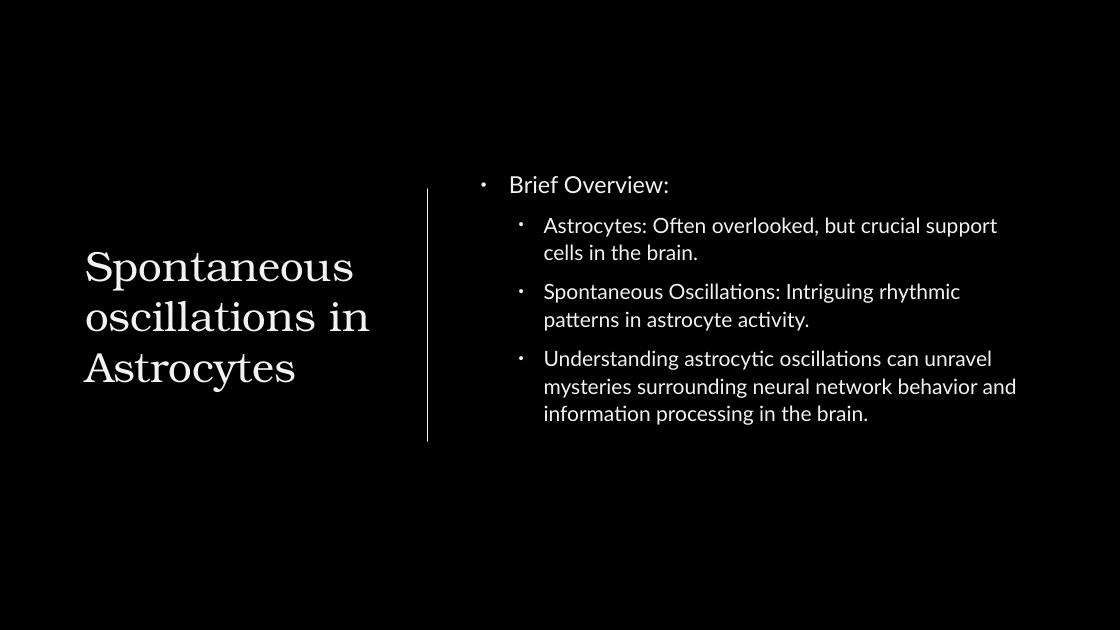
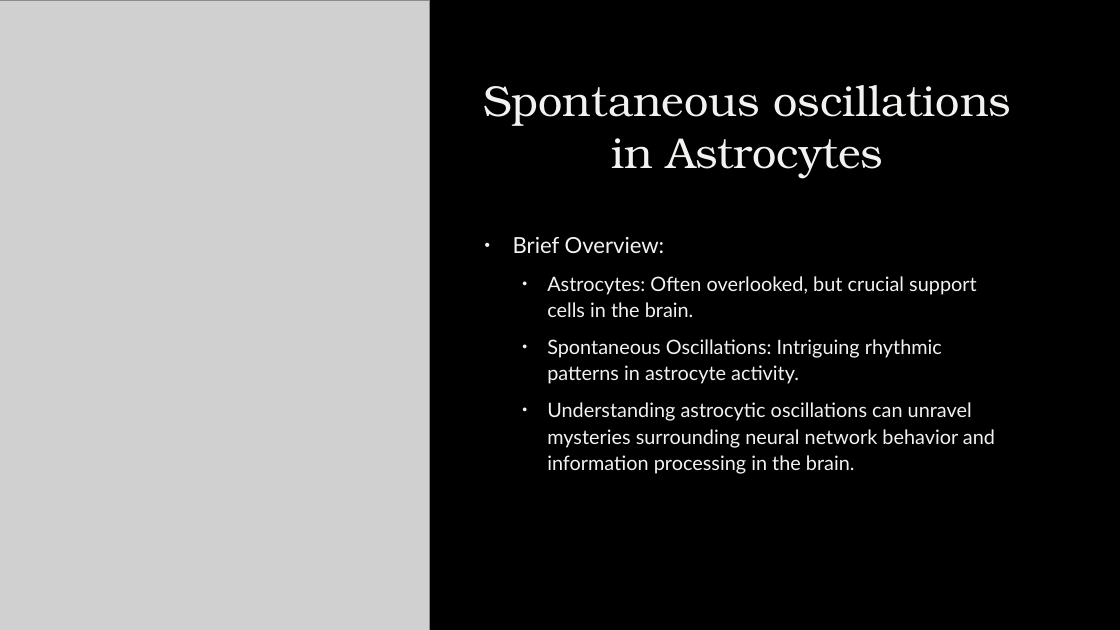
Before and after one commit to ekremdemirboga/modelling-calcium-oscillations-in-astrocytes, a slide deck: slide 3 of final/final.pptx. Drawn at 1120x630 pixels with LibreOffice and Linux fonts; fonts in the diff are those of the drawing; grey boxes stand for pictures; background and template pictures are left out. Boxes give left, top, right and bottom in pixels: in the first picture for what was removed or moved away, otherwise in the second. Text is boxed around its words. In the diff, an @@ line names an element or a change of style, - is before the commit and + after.

```diff
--- a/final/final.pptx
+++ b/final/final.pptx
@@ picture added at (0,0,419,630) @@
@@ picture added at (0,0,430,630) @@
@@ title "Spontaneous oscillations in Astrocytes": place and size @@
-title "Spontaneous oscillations in Astrocytes" at (85,252,369,392)
+title "Spontaneous oscillations in Astrocytes" at (484,85,1011,179)
@@ title "Spontaneous oscillations in Astrocytes" at (484,85,1011,179): size 36 to 37 pt; alignment left to centre @@
@@ line removed from (428, 189) to (428, 441) @@
@@ text "Brief Overview:": place and size @@
-text "Brief Overview:" at (509,176,1017,425)
+text "Brief Overview:" at (513,237,995,474)
@@ text "Brief Overview:" at (513,237,995,474): size 20 to 19 pt in "Brief Overview:"; size 18 to 17 pt @@
```
Also in this commit, not shown: 5 other slides changed, 2 slides added, 18 other files.
